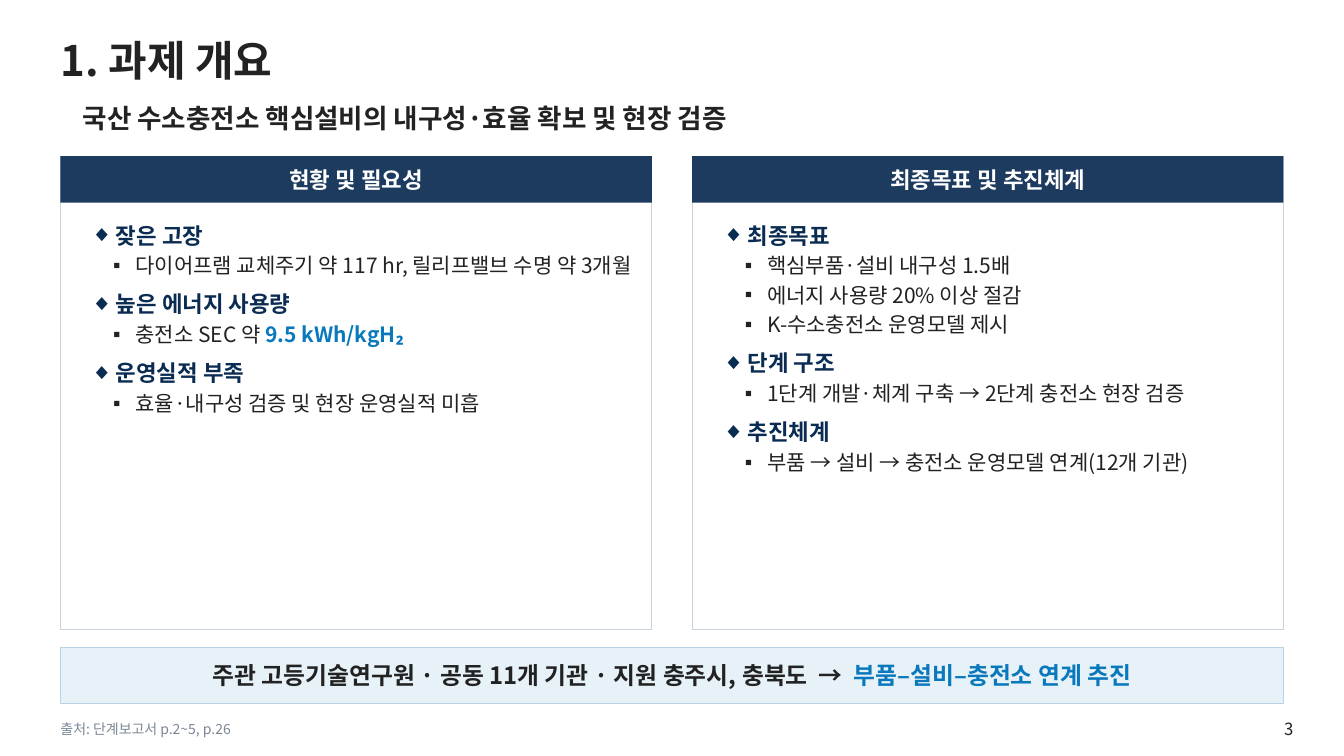
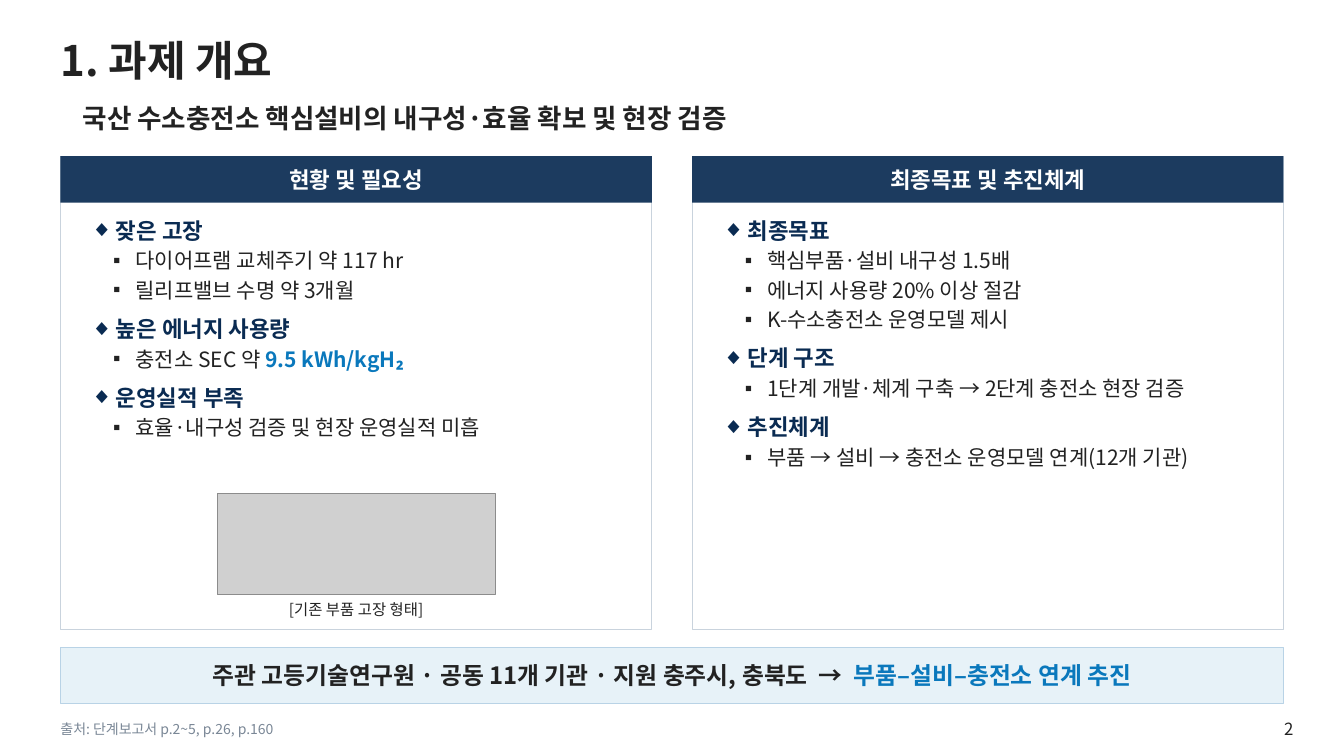
Before and after one commit to jungdw180-debug/h2, a slide deck: slide 2 of slides/1단계_단계평가_현장평가판.pptx (slide 3 before the commit). Drawn at 1344x756 pixels with LibreOffice and Linux fonts; fonts in the diff are those of the drawing; grey boxes stand for pictures; background and template pictures are left out. Boxes give left, top, right and bottom in pixels: in the first picture for what was removed or moved away, otherwise in the second. Text is boxed around its words. In the diff, an @@ line names an element or a change of style, - is before the commit and + after.

```diff
--- a/slides/1단계_단계평가_현장평가판.pptx
+++ b/slides/1단계_단계평가_현장평가판.pptx
@@ text "최종목표": place and size @@
-text "최종목표" at (748,225,1189,474)
+text "최종목표" at (748,220,1189,469)
@@ text at (136,250,403,300): text changed @@
-  ▪ 다이어프램 교체주기 약 117 hr, 릴리프밸브 수명 약 3개월
+  ▪ 다이어프램 교체주기 약 117 hr
+  ▪ 릴리프밸브 수명 약 3개월
@@ picture added at (217,494,495,595) @@
@@ text added at (289,602,424,618), 11 pt, text #222222 @@
+[기존 부품 고장 형태]
@@ text at (60,722,274,737): text changed @@
-출처: 단계보고서 p.2~5, p.26
+출처: 단계보고서 p.2~5, p.26, p.160
@@ page number at (1284,722,1293,735): text changed @@
-3
+2
```
Also in this commit, not shown: 6 other slides changed, 2 slides removed, 5 other files.
